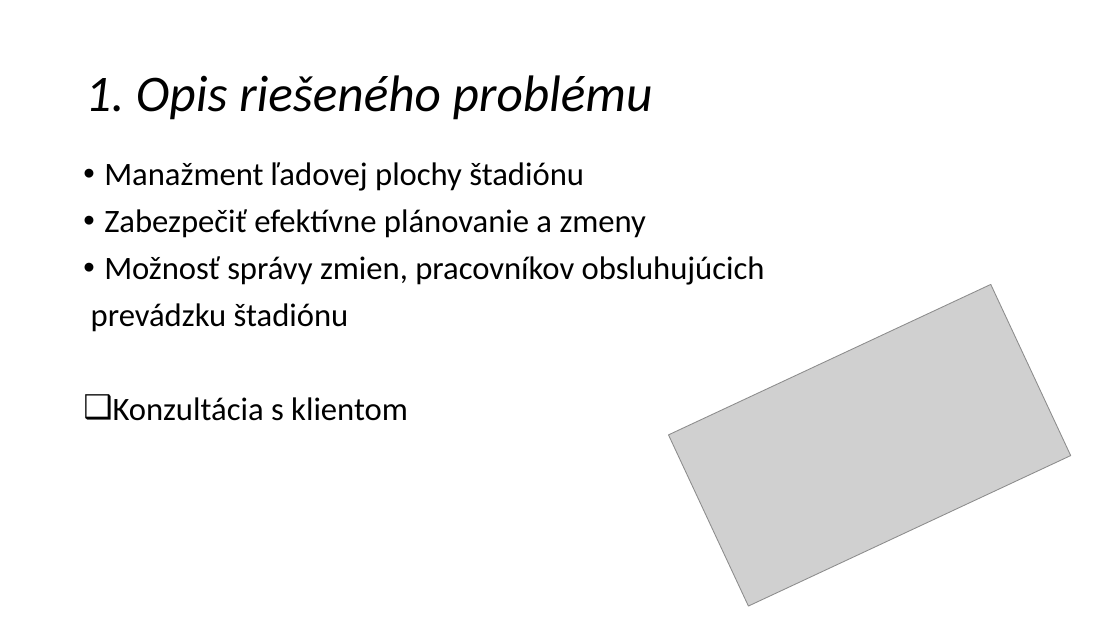
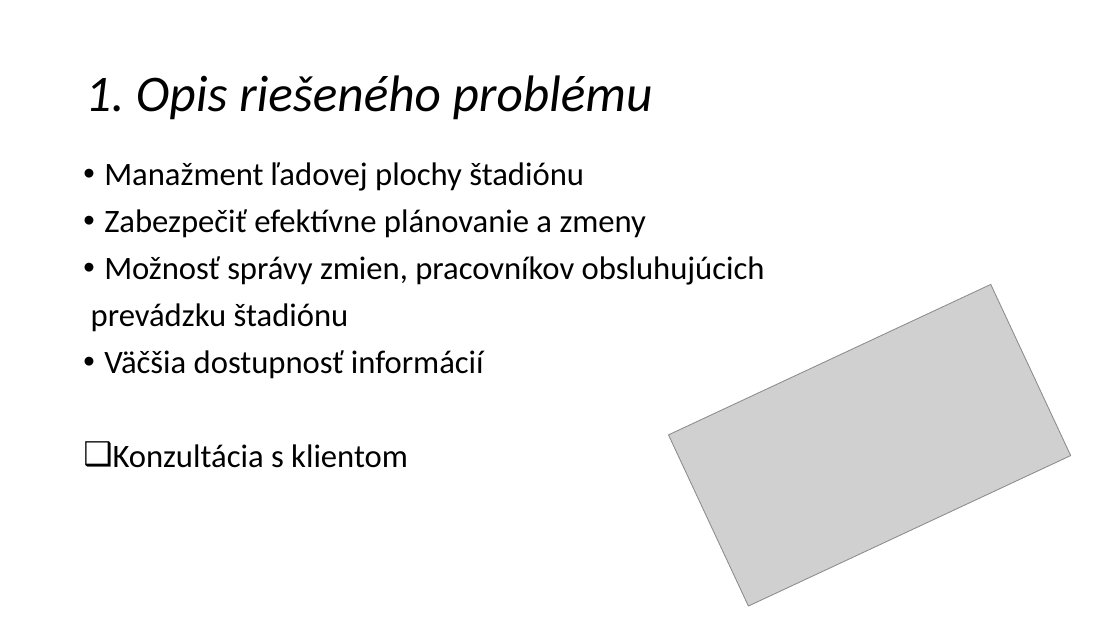
Before and after one commit to PavolGrofcik/PSI, a slide deck: slide 2 of PPT 3.pptx. Drawn at 1120x630 pixels with LibreOffice and Linux fonts; fonts in the diff are those of the drawing; grey boxes stand for pictures. Boxes give left, top, right and bottom in pixels: in the first picture for what was removed or moved away, otherwise in the second. Text is boxed around its words. In the diff, an @@ line names an element or a change of style, - is before the commit and + after.

```diff
--- a/PPT 3.pptx
+++ b/PPT 3.pptx
@@ text at (x1=104, y1=350, x2=484, y2=379): paragraph added @@
+• Väčšia dostupnosť informácií
```
Also in this commit, not shown: 1 other slide changed, 2 other files.
